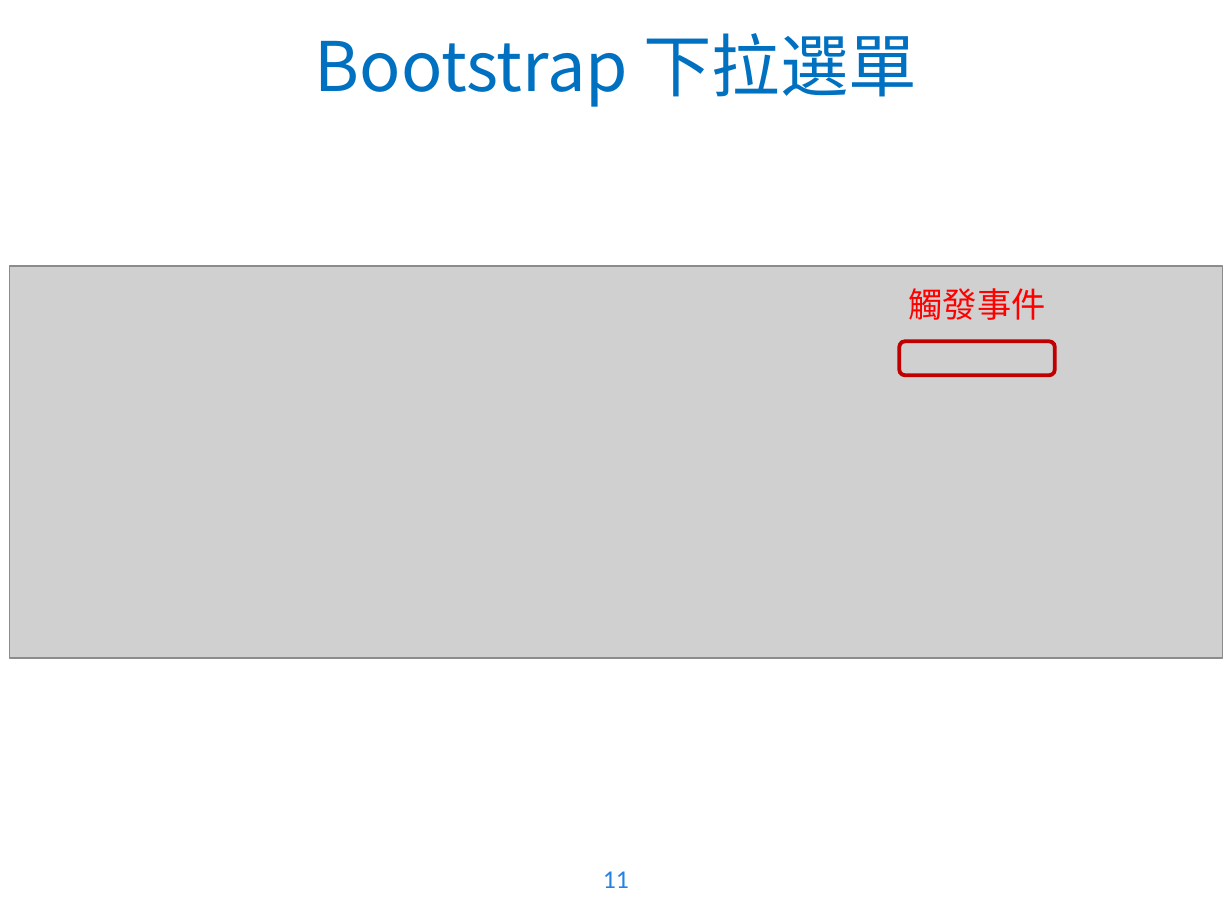
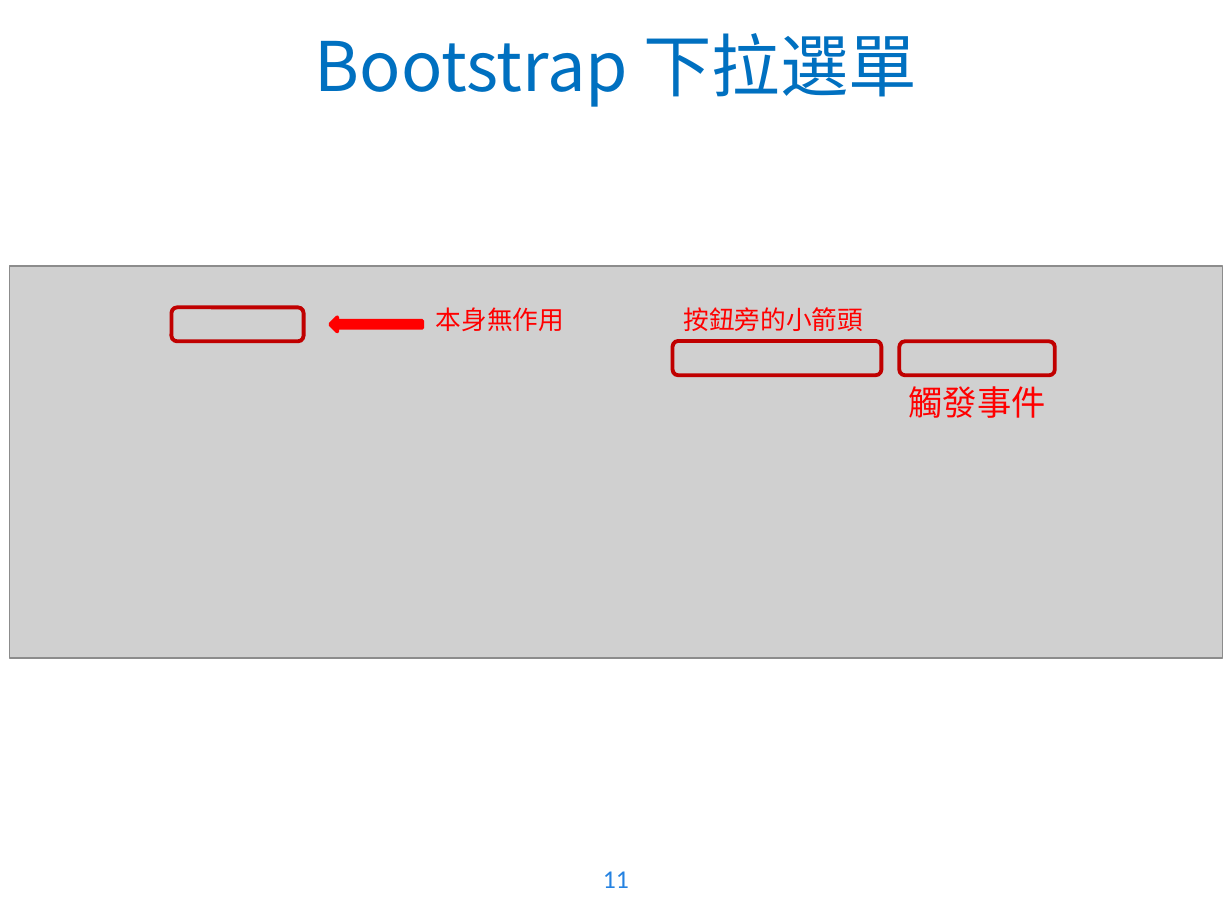
Before and after one commit to WaRTanKE7/WebClubData, a slide deck: slide 11 of 教學簡報/Bootstrap 4.pptx. Drawn at 1232x924 pixels with LibreOffice and Linux fonts; fonts in the diff are those of the drawing; grey boxes stand for pictures; background and template pictures are left out. Boxes give left, top, right and bottom in pixels: in the first picture for what was removed or moved away, otherwise in the second. Text is boxed around its words. In the diff, an @@ line names an element or a change of style, - is before the commit and + after.

Commit message:
ppt update

```diff
--- a/教學簡報/Bootstrap 4.pptx
+++ b/教學簡報/Bootstrap 4.pptx
@@ rounded rectangle added at <box>171,308,303,342</box>, outline #C00000 2.25 pt @@
@@ left arrow added at <box>330,317,423,331</box>, fill #FF0000, outline #FF0000 2 pt @@
@@ text added at <box>436,307,564,331</box>, 15 pt, text #FF0000 @@
+本身無作用
@@ text added at <box>684,307,864,331</box>, 15 pt, text #FF0000 @@
+按鈕旁的小箭頭
@@ rounded rectangle added at <box>673,341,882,376</box>, outline #C00000 2.25 pt @@
@@ text "觸發事件": place and size @@
-text "觸發事件" at <box>909,288,1046,320</box>
+text "觸發事件" at <box>909,386,1046,418</box>
```
Also in this commit, not shown: 1 other slide changed.
